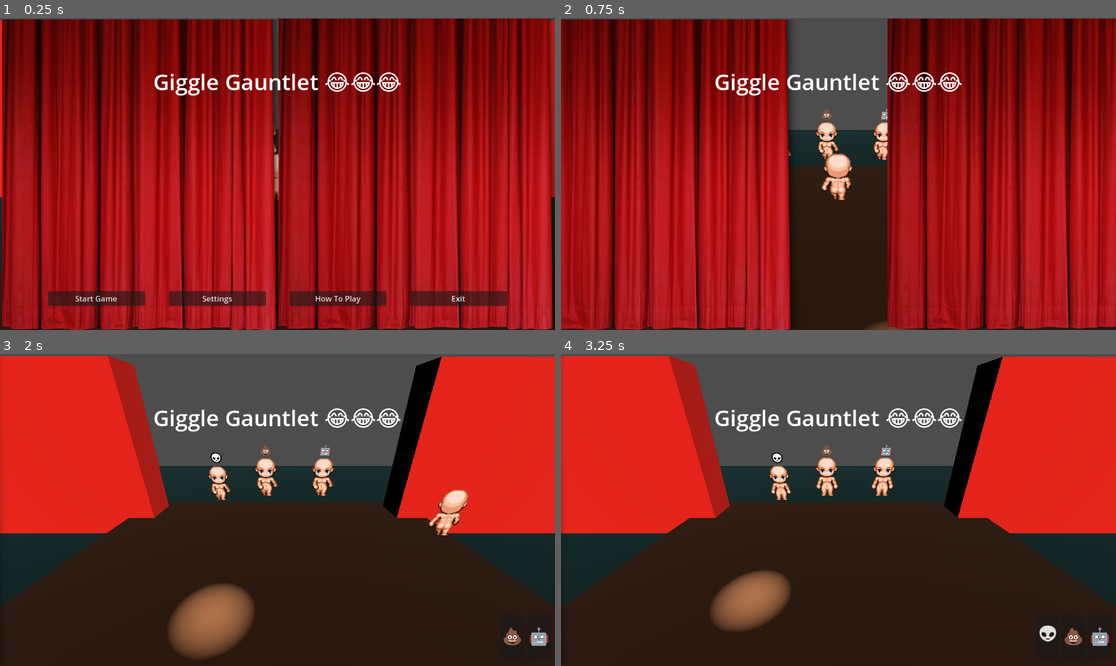
Above: before the commit, frames 1-4 (two rows, left to right).
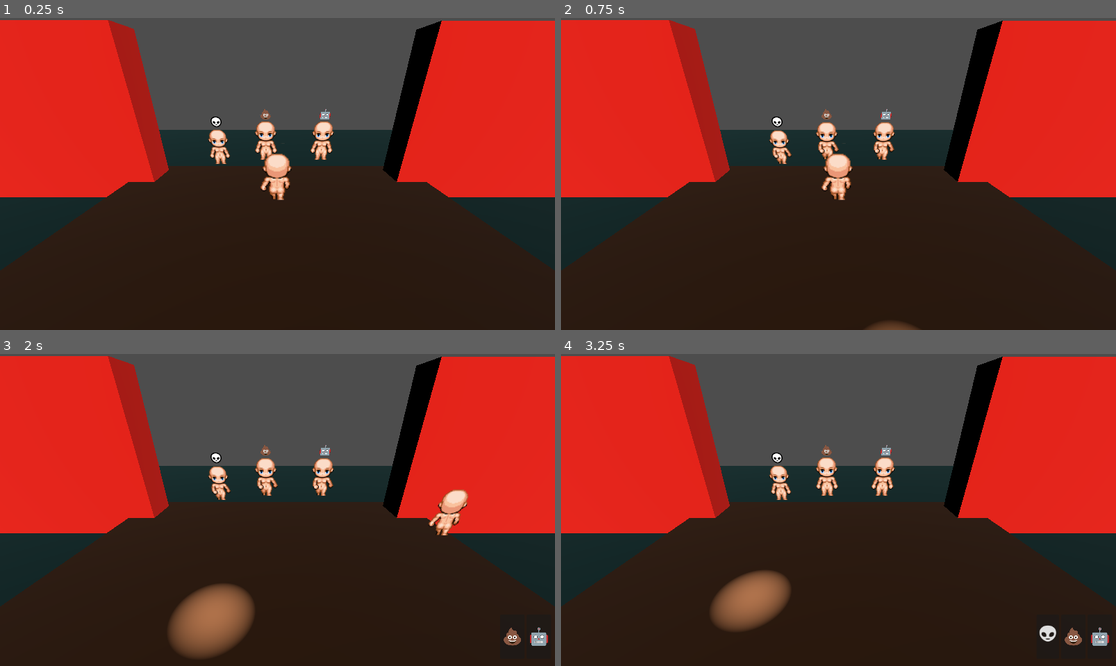
Above: after the commit, the same moments.

Repository: JourneyRoyale/GGJ2024
Game: Godot game, scene res://scenes/DemoScene.tscn
Same seed, same stepped clock (60 frames per second), same inputs: the game is played once before the commit and once after it.
Inputs (mouse positions are in pixels of both pictures, inside the frame that each line leads up to):
- Up to frame 1 (0.25 s): no input
- Up to frame 2 (0.75 s): click (655, 298) at 0.5 s, where only the run before the commit has a clickable "Start Game"
- Up to frame 3 (2 s): tap Enter (ui_accept) at 1.25, 1.52 s; hold D (move_right) from 1.28 s (still down); tap Z at 1.35 s
- Up to frame 4 (3.25 s): release D (move_right) at 2.03 s; hold S (move_down) 2.03-2.78 s; tap X at 2.1 s; tap Enter (ui_accept) at 2.27 s; hold D (move_right) from 2.78 s (still down); tap Z at 2.85 s

The runs differ from the first frame. In frame 1, 97% of the frame differs, in the area x 0-100%, y 0-100%; in frame 2, 81%; in frame 3, 1.2%; in frame 4, 1.2%.

Commit message:
very basic gameplay

Diff:
--- a/scenes/AudienceMember.tscn
+++ b/scenes/AudienceMember.tscn
@@ -58,7 +58,7 @@
 "speed": 5.0
 }]
 
-[node name="AudienceMember" type="AnimatedSprite3D"]
+[node name="AudienceMember" type="AnimatedSprite3D" groups=["audience"]]
 transform = Transform3D(0.3, 0, 0, 0, 0.3, 0, 0, 0, 0.3, 0.0423704, 0.161299, 0.228875)
 sprite_frames = SubResource("SpriteFrames_00nde")
 autoplay = "default"
--- a/scenes/DemoScene.tscn
+++ b/scenes/DemoScene.tscn
@@ -90,6 +90,7 @@
 script = ExtResource("4_52nw3")
 
 [node name="Ui Screen" parent="." instance=ExtResource("5_7lsjr")]
+visible = false
 
 [node name="SpotLight" type="SpotLight3D" parent="."]
 transform = Transform3D(1, 0, 0, 0, -4.37114e-08, 1, 0, -1, -4.37114e-08, -0.366629, 0.515142, -0.776176)
--- a/scripts/Game/AudienceMember.gd
+++ b/scripts/Game/AudienceMember.gd
@@ -18,6 +18,14 @@
 	await get_tree().create_timer(thinking_time).timeout
 	rotate_emoji()
 
+func check_for_match(emoji):
+	if (emoji == label.text):
+		#TODO: tell GameManager we have a match
+		label.text = "🤩"
+	else:
+		label.text = "😡"
+		#TODO: tell GameManager we messed up
+
 # Called every frame. 'delta' is the elapsed time since the previous frame.
 func _process(delta):
 	pass
--- a/scripts/JokeBar/JokeButton.gd
+++ b/scripts/JokeBar/JokeButton.gd
@@ -9,6 +9,9 @@
 	text = emojis[0];
 	pass # Replace with function body.
 
+func _pressed():
+	get_tree().call_group("audience", "check_for_match", text)
+	queue_free()
 
 # Called every frame. 'delta' is the elapsed time since the previous frame.
 func _process(delta):
